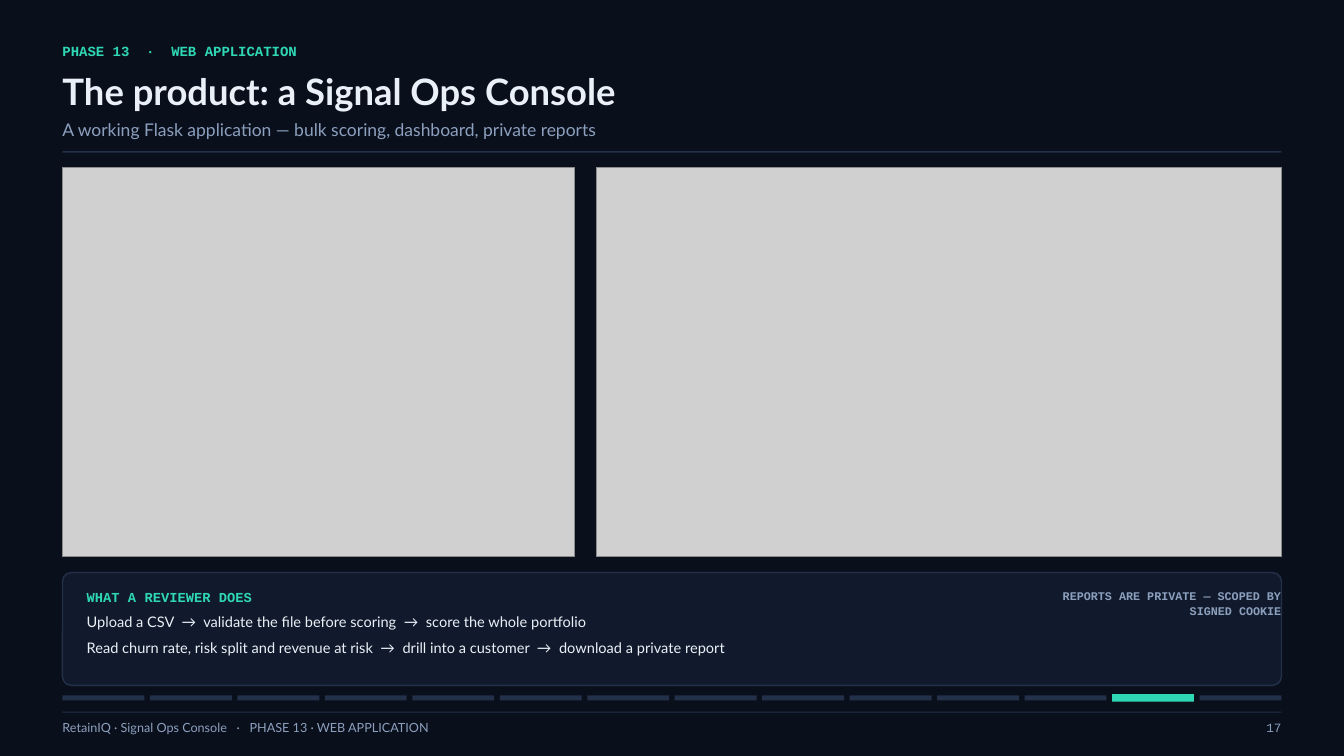
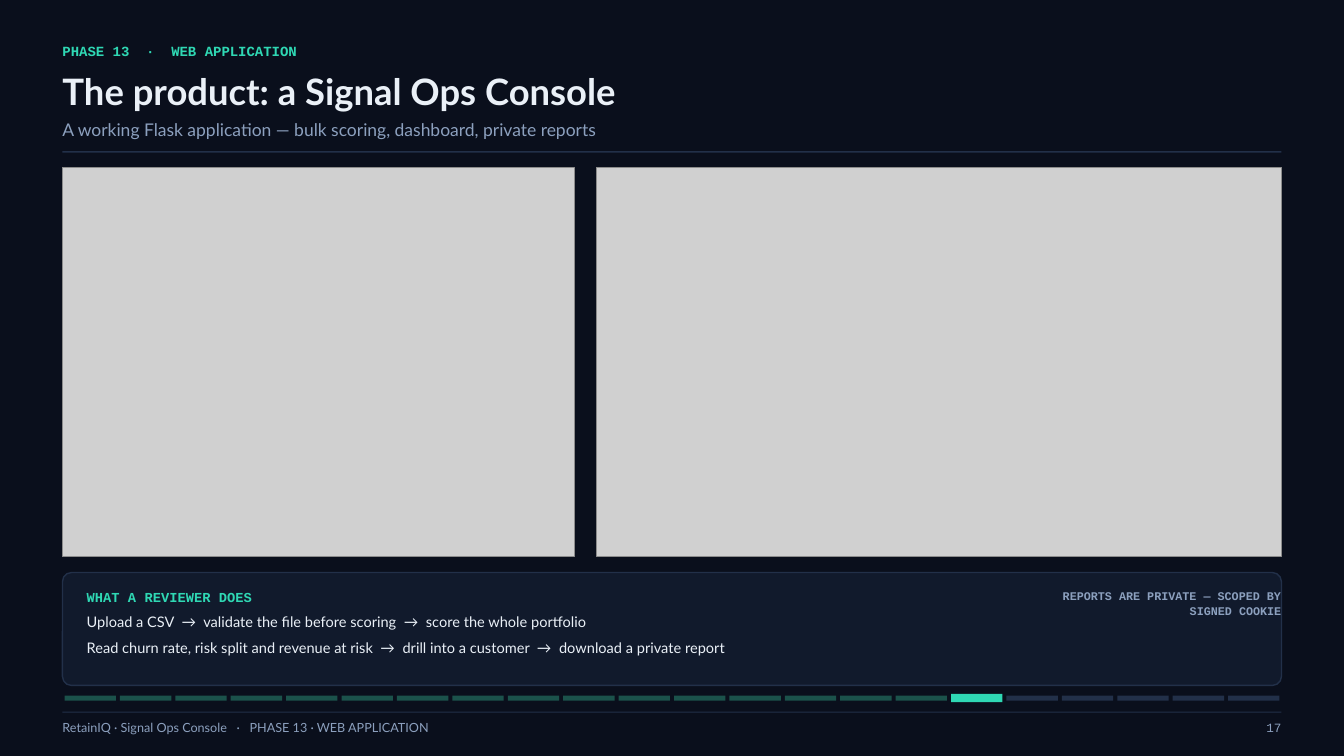
Before and after one commit to Logesh0247/RetainIQ_Signal_Ops_Console, a slide deck: slide 17 of presentation/RetainIQ_Project_Review.pptx. Drawn at 1344x756 pixels with LibreOffice and Linux fonts; fonts in the diff are those of the drawing; grey boxes stand for pictures. Boxes give left, top, right and bottom in pixels: in the first picture for what was removed or moved away, otherwise in the second. Text is boxed around its words. In the diff, an @@ line names an element or a change of style, - is before the commit and + after.

```diff
--- a/presentation/RetainIQ_Project_Review.pptx
+++ b/presentation/RetainIQ_Project_Review.pptx
@@ rectangle: place and size @@
-rectangle at bbox=[63, 696, 144, 701]
+rectangle at bbox=[65, 696, 116, 701]
@@ rectangle: place and size @@
-rectangle at bbox=[238, 696, 320, 701]
+rectangle at bbox=[120, 696, 171, 701]
@@ rectangle removed at bbox=[150, 696, 232, 701] @@
@@ rectangle: place and size @@
-rectangle at bbox=[412, 696, 494, 701]
+rectangle at bbox=[175, 696, 227, 701]
@@ rectangle: place and size @@
-rectangle at bbox=[588, 696, 669, 701]
+rectangle at bbox=[231, 696, 282, 701]
@@ rectangle: place and size @@
-rectangle at bbox=[762, 696, 844, 701]
+rectangle at bbox=[286, 696, 338, 701]
@@ rectangle: place and size @@
-rectangle at bbox=[325, 696, 406, 701]
+rectangle at bbox=[342, 696, 393, 701]
@@ rectangle: place and size @@
-rectangle at bbox=[1112, 695, 1194, 702]
+rectangle at bbox=[397, 696, 449, 701]
@@ rectangle at bbox=[397, 696, 449, 701]: fill #2FD8B4 to #1B524B @@
@@ rectangle added at bbox=[453, 696, 504, 701], fill #1B524B @@
@@ rectangle: place and size @@
-rectangle at bbox=[500, 696, 582, 701]
+rectangle at bbox=[508, 696, 560, 701]
@@ rectangle added at bbox=[564, 696, 615, 701], fill #1B524B @@
@@ rectangle added at bbox=[619, 696, 670, 701], fill #1B524B @@
@@ rectangle: place and size @@
-rectangle at bbox=[675, 696, 756, 701]
+rectangle at bbox=[675, 696, 726, 701]
@@ rectangle added at bbox=[730, 696, 781, 701], fill #1B524B @@
@@ rectangle added at bbox=[785, 696, 837, 701], fill #1B524B @@
@@ fill #223049 to #1B524B in 9 elements at bbox=[65, 696, 116, 701], bbox=[120, 696, 171, 701], bbox=[175, 696, 227, 701], bbox=[286, 696, 338, 701], bbox=[231, 696, 282, 701], bbox=[342, 696, 393, 701], bbox=[508, 696, 560, 701], bbox=[675, 696, 726, 701], bbox=[841, 696, 892, 701] @@
@@ rectangle: place and size @@
-rectangle at bbox=[850, 696, 932, 701]
+rectangle at bbox=[841, 696, 892, 701]
@@ rectangle added at bbox=[896, 696, 948, 701], fill #1B524B @@
@@ rectangle added at bbox=[951, 694, 1002, 702], fill #2FD8B4 @@
@@ rectangle: place and size @@
-rectangle at bbox=[938, 696, 1019, 701]
+rectangle at bbox=[1006, 696, 1058, 701]
@@ rectangle: place and size @@
-rectangle at bbox=[1024, 696, 1106, 701]
+rectangle at bbox=[1062, 696, 1113, 701]
@@ rectangle added at bbox=[1117, 696, 1169, 701], fill #223049 @@
@@ rectangle added at bbox=[1173, 696, 1224, 701], fill #223049 @@
@@ rectangle: place and size @@
-rectangle at bbox=[1200, 696, 1281, 701]
+rectangle at bbox=[1228, 696, 1279, 701]
```
Also in this commit, not shown: 21 other slides changed, 5 other files.
